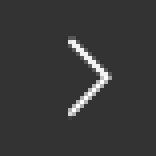
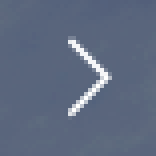
The second 156 × 156 image is a revision of the first. Changes to its layers:
hid "rght-on" over [left=0, top=0, right=156, bottom=156]
showed "right-on" over [left=0, top=0, right=156, bottom=156]
